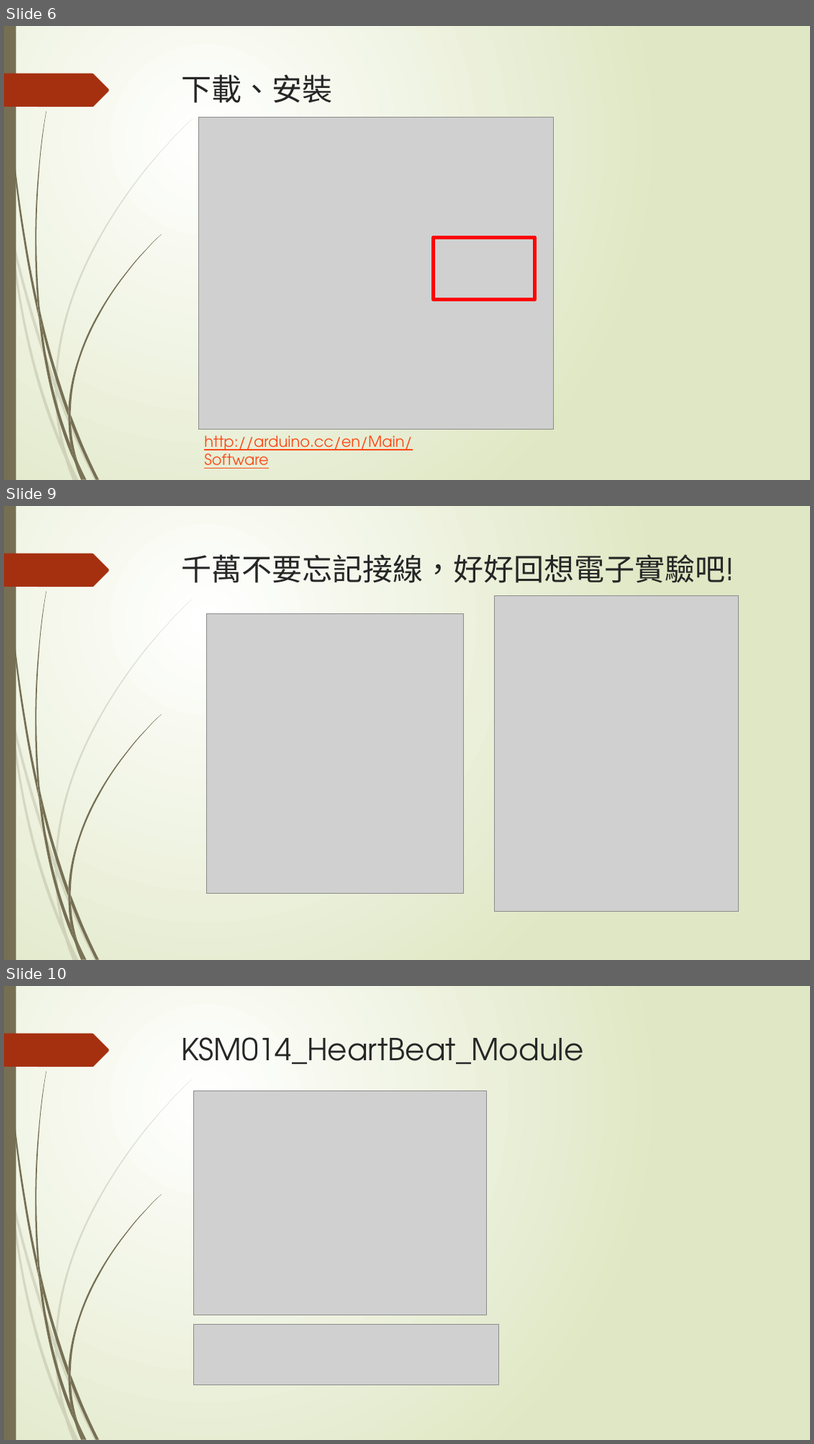
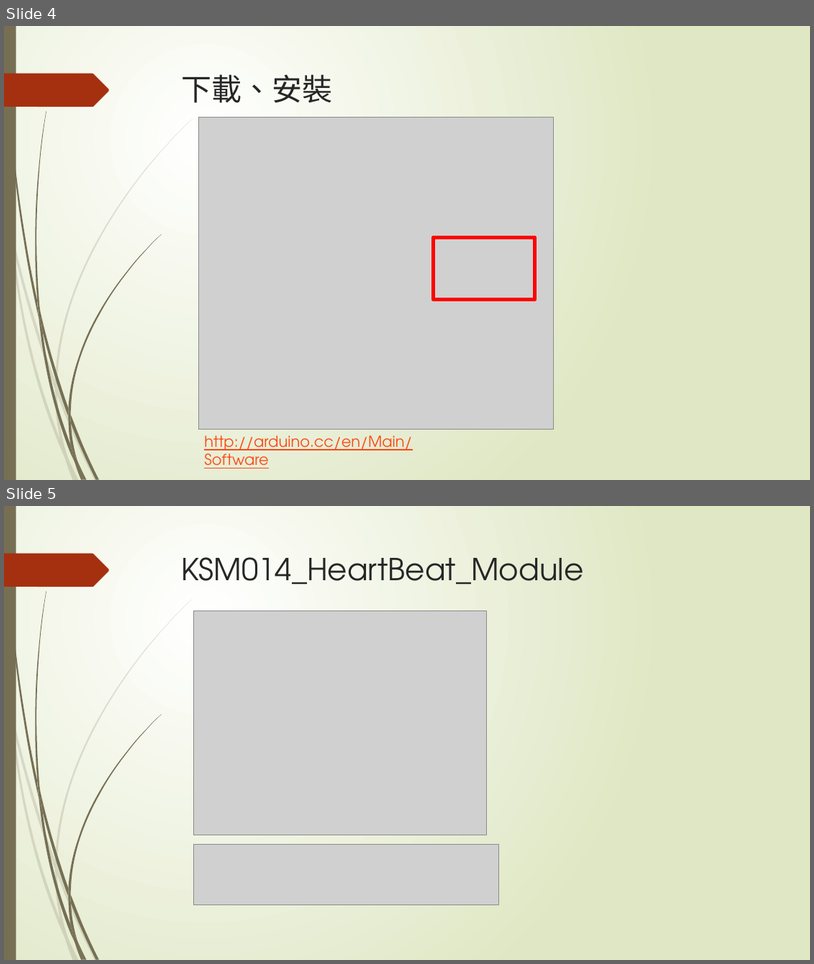
Before and after one commit to htylab/SS_EXP, a slide deck: 信號與系統實習_心跳信號量測.pptx. Shown one above the other, each under a label of ours: slides 6, 9 and 10 before the commit, slides 4 and 5 after it; the slides between them are not shown. The pictures are 814x1444 and 814x964 pixels, drawn with LibreOffice and Linux fonts; fonts in the diff are those of the drawing; grey boxes stand for pictures. Boxes give left, top, right and bottom in pixels: in the first picture for what was removed or moved away, otherwise in the second. Text is boxed around its words. In the diff, an @@ line names an element or a change of style, - is before the commit and + after.

```diff
--- a/信號與系統實習_心跳信號量測.pptx
+++ b/信號與系統實習_心跳信號量測.pptx
@@ slide 9 removed at [4,506,810,960], background gradient #FFFFFF to #DFE8C4; not listed: 24 template elements that a slide beside it also shows @@
@@ title removed at [182,554,735,588] @@
-千萬不要忘記接線，好好回想電子實驗吧!
@@ picture removed at [494,595,739,911] @@
@@ picture removed at [206,614,464,893] @@
@@ what was slide 6 is now slide 4 @@
@@ what was slide 10 is now slide 5 @@
```
Also in this commit, not shown: 1 slide changed, 5 other slides removed, 1 other file.
